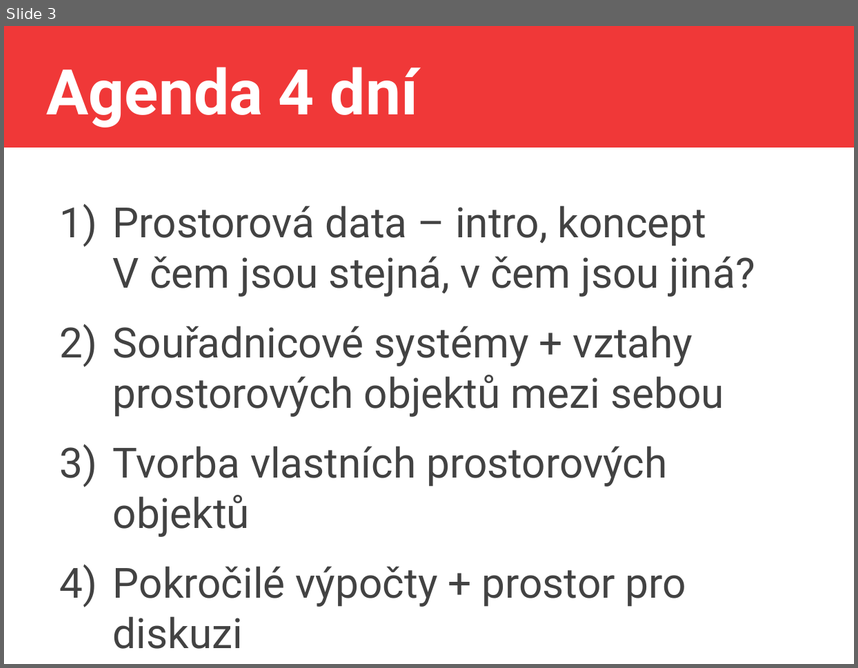
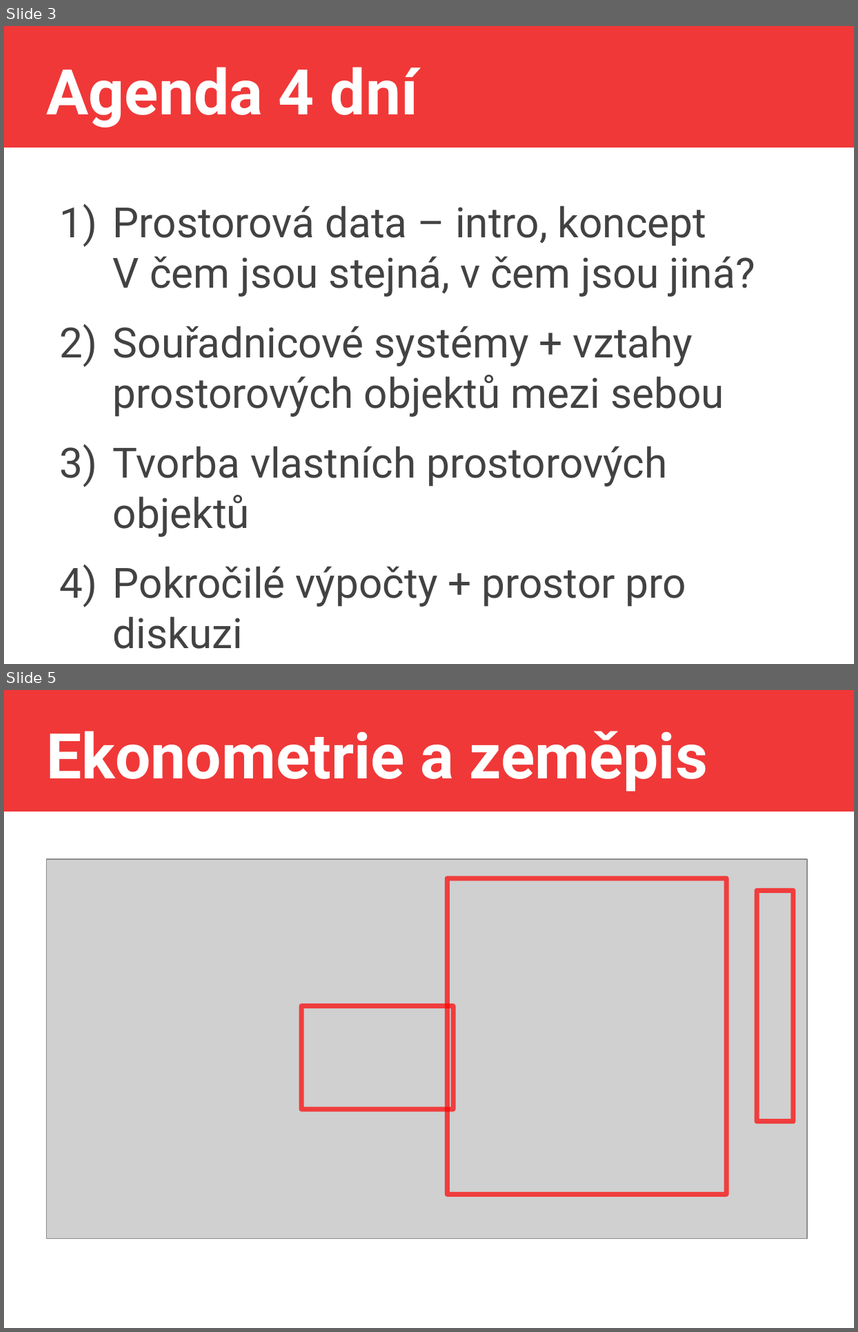
Before and after one commit to jlacko/4EK418, a slide deck: prez/0 - intro 4EK418.odp. Shown one above the other, each under a label of ours: slide 3 before the commit, slides 3 and 5 after it; the slides between them are not shown. The pictures are 858x668 and 858x1332 pixels, drawn with LibreOffice and Linux fonts; fonts in the diff are those of the drawing; grey boxes stand for pictures. Boxes give left, top, right and bottom in pixels: in the first picture for what was removed or moved away, otherwise in the second. Text is boxed around its words. In the diff, an @@ line names an element or a change of style, - is before the commit and + after.

```diff
--- a/prez/0 - intro 4EK418.odp
+++ b/prez/0 - intro 4EK418.odp
@@ slide 5 added at [4, 690, 854, 1328], background #FFFFFF; not listed: 1 template element that a slide beside it also shows @@
@@ title added at [46, 731, 708, 791], 58.7 pt, text #FFFFFF, bold @@
+Ekonometrie a zeměpis
@@ picture added at [46, 859, 808, 1238] @@
@@ rectangle added at [448, 878, 727, 1194], outline #FF0000 4.51 pt @@
@@ rectangle added at [757, 891, 793, 1121], outline #FF0000 4.51 pt @@
@@ rectangle added at [302, 1005, 454, 1109], outline #FF0000 4.51 pt @@
```
Also in this commit, not shown: 1 slide changed, 2 other slides added, 3 other files.
